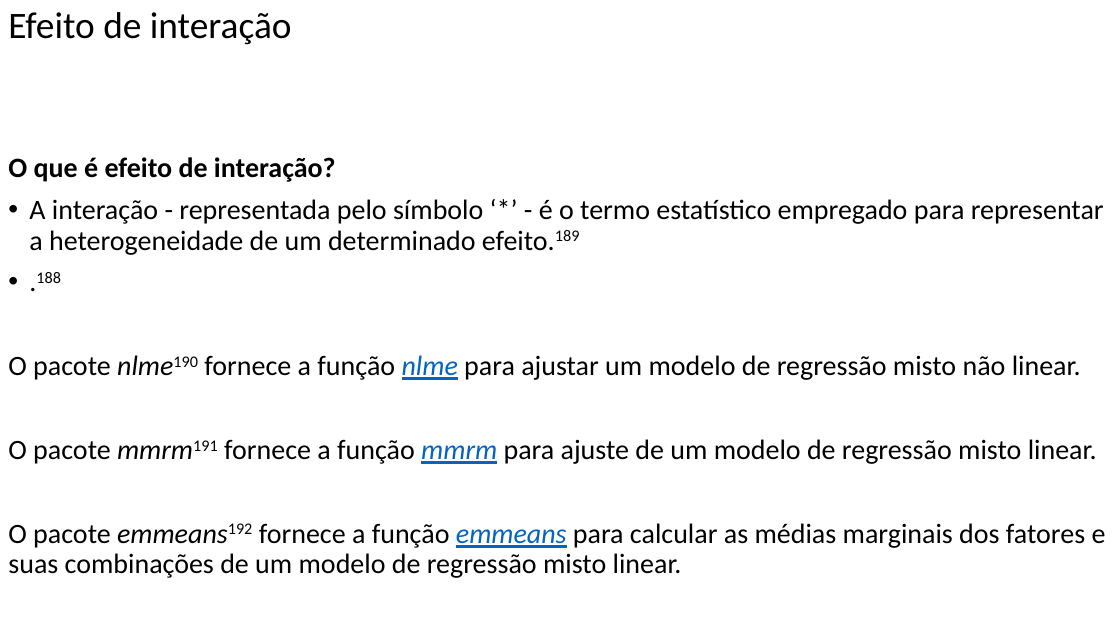
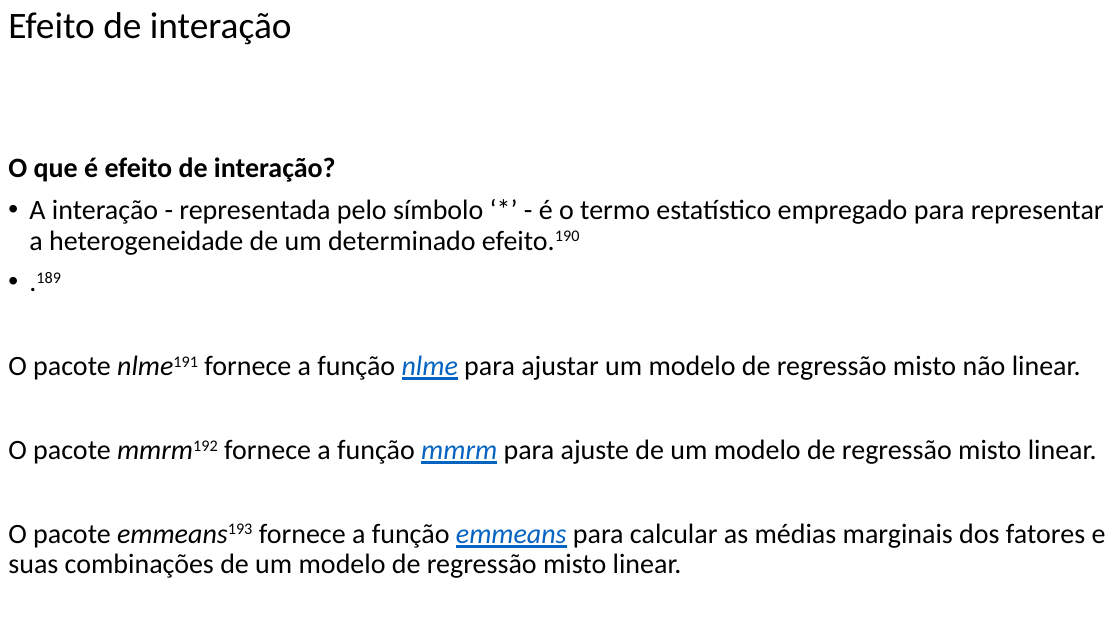
Before and after one commit to FerreiraAS/Ciencia-com-R, a slide deck: slide 112 of docs/Ciencia-com-R.pptx. Drawn at 1120x630 pixels with LibreOffice and Linux fonts; fonts in the diff are those of the drawing. Boxes give left, top, right and bottom in pixels: in the first picture for what was removed or moved away, otherwise in the second. Text is boxed around its words. In the diff, an @@ line names an element or a change of style, - is before the commit and + after.

```diff
--- a/docs/Ciencia-com-R.pptx
+++ b/docs/Ciencia-com-R.pptx
@@ text at (8, 199, 1106, 578): text changed @@
-• A interação - representada pelo símbolo ‘*’ - é o termo estatístico empregado para representar a heterogeneidade de um determinado efeito.189
-• .188
-O pacote nlme190 fornece a função nlme para ajustar um modelo de regressão misto não linear.
-O pacote mmrm191 fornece a função mmrm para ajuste de um modelo de regressão misto linear.
-O pacote emmeans192 fornece a função emmeans para calcular as médias marginais dos fatores e suas combinações de um modelo de regressão misto linear.
+• A interação - representada pelo símbolo ‘*’ - é o termo estatístico empregado para representar a heterogeneidade de um determinado efeito.190
+• .189
+O pacote nlme191 fornece a função nlme para ajustar um modelo de regressão misto não linear.
+O pacote mmrm192 fornece a função mmrm para ajuste de um modelo de regressão misto linear.
+O pacote emmeans193 fornece a função emmeans para calcular as médias marginais dos fatores e suas combinações de um modelo de regressão misto linear.
```
Also in this commit, not shown: 31 other slides changed, 37 other files.
